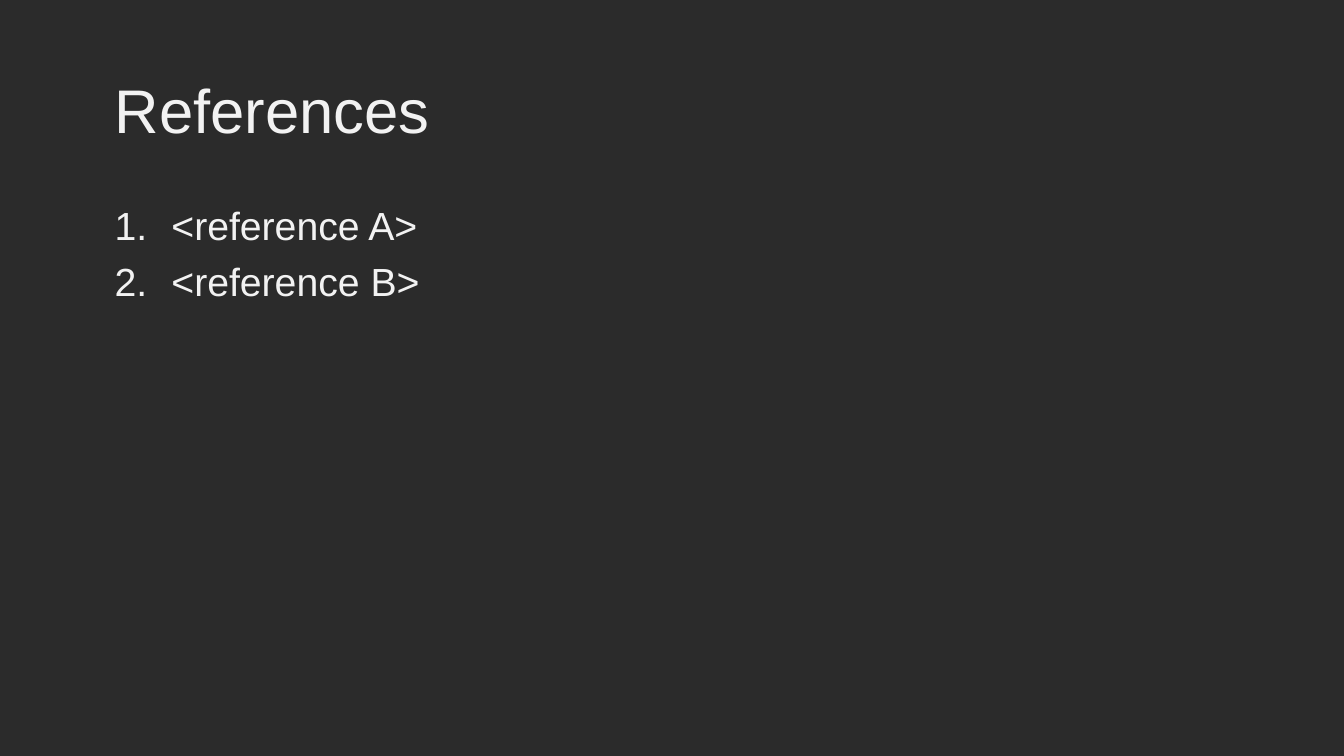
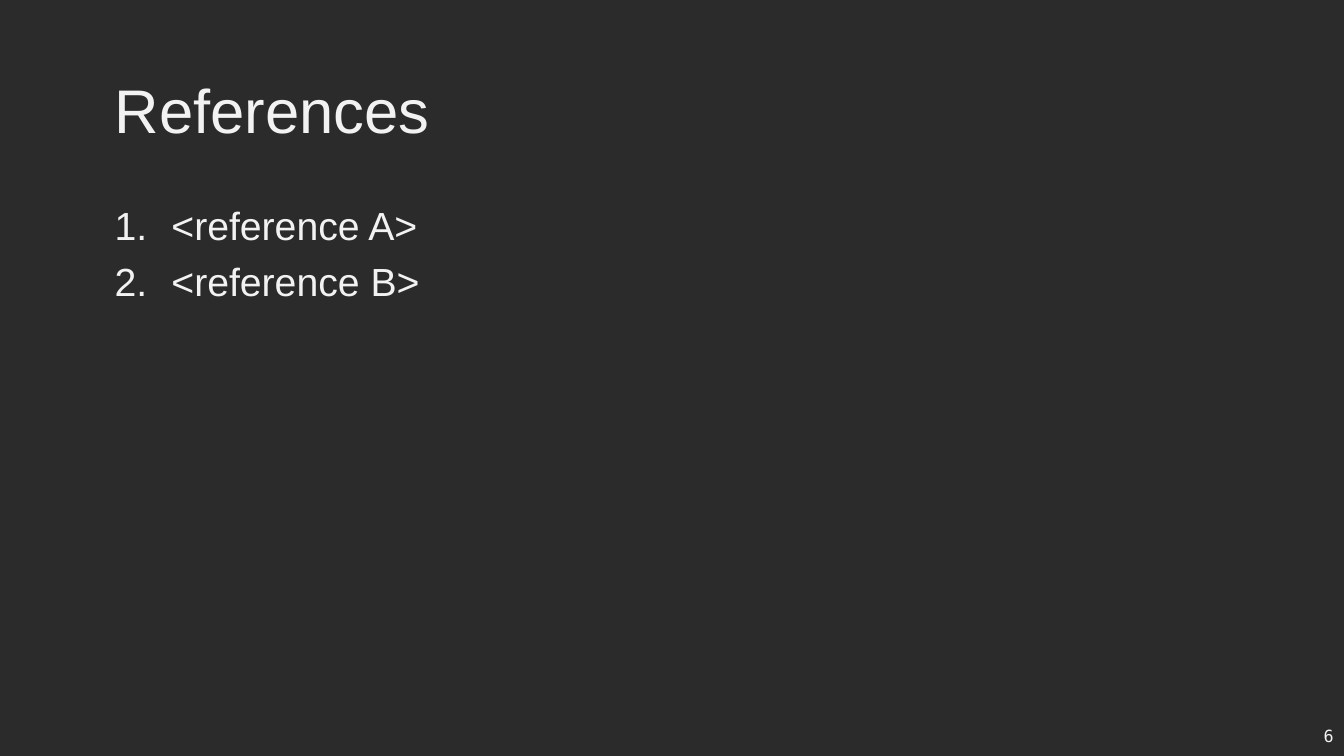
Before and after one commit to KiraSensei13/MNT_ITESM_courses, a slide deck: slide 6 of 0.Miscellaneous/PPT_resources/pptTemplate.pptx. Drawn at 1344x756 pixels with LibreOffice and Linux fonts; fonts in the diff are those of the drawing; background and template pictures are left out; a plain dark background stands for a picture behind light text. Boxes give left, top, right and bottom in pixels: in the first picture for what was removed or moved away, otherwise in the second. Text is boxed around its words. In the diff, an @@ line names an element or a change of style, - is before the commit and + after.

```diff
--- a/0.Miscellaneous/PPT_resources/pptTemplate.pptx
+++ b/0.Miscellaneous/PPT_resources/pptTemplate.pptx
@@ page number added at box(1324, 729, 1334, 743), 12 pt, text #F2F2F2 @@
+6
```
Also in this commit, not shown: 4 other slides changed, 1 slide added, 1 slide removed, 1 other file.
